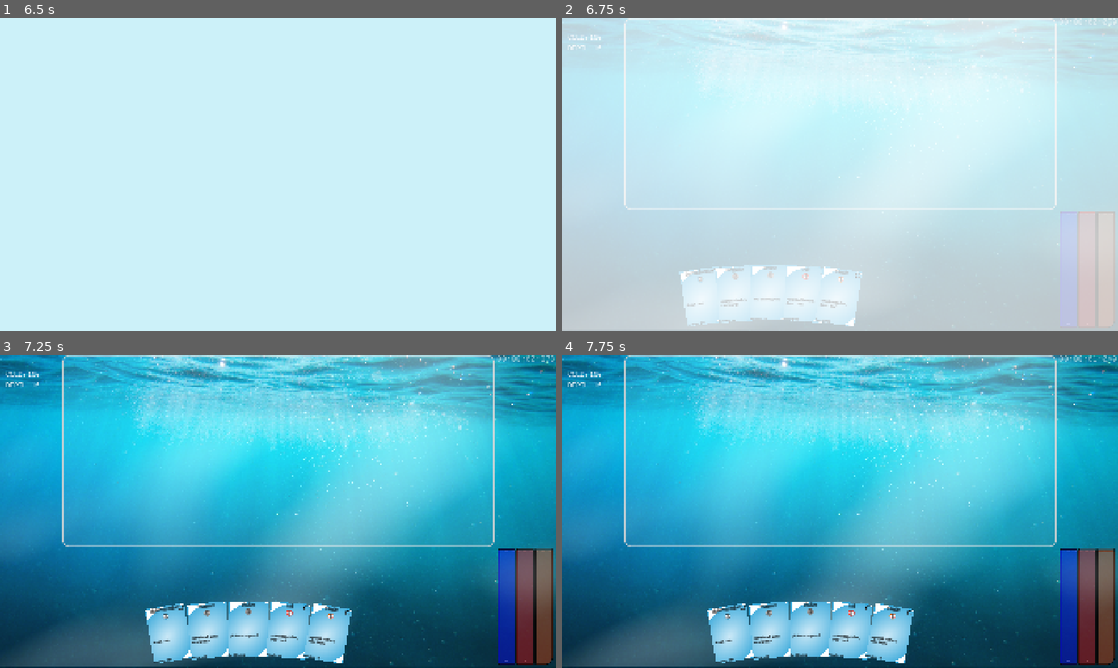
Above: before the commit, frames 1-4 (two rows, left to right).
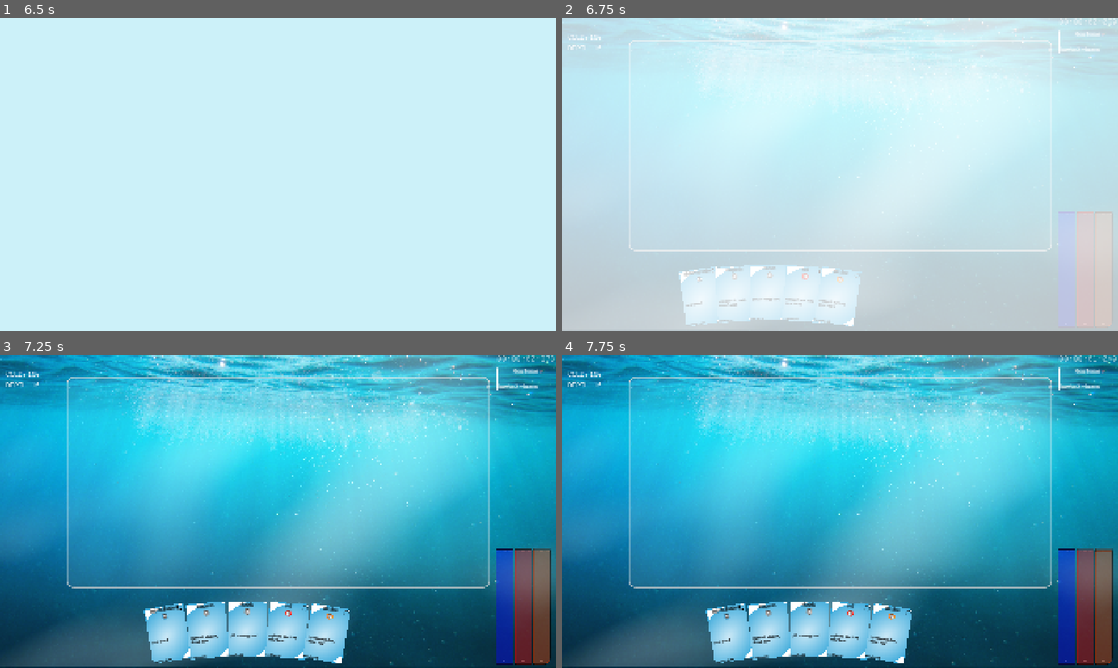
Above: after the commit, the same moments.

Repository: rosswolf/Tourbillon
Game: Godot game, scene res://src/scenes/main_menu.tscn
The game is run twice, just before and just after one commit, with the same random seed, the same clock (stepped at 60 frames per second) and the same inputs. Sound files missing from this copy of the repository are replaced by a short silence.
Inputs (mouse positions are in pixels of both pictures, inside the frame that each line leads up to; where the layout moved, square brackets give the same spot in the first picture):
- Up to frame 1 (6.5 s): click "Play" at 0.5 s; move the mouse to (400, 158) at 1.27 s; click (400, 158) at 1.42 s; tap Enter at 2, 3.5, 5 s; drag from (166, 190) to (250, 237) at 2.02 s; tap Space at 2.75, 4.25, 5.75 s; move the mouse to (333, 105) at 2.77 s; click (333, 105) at 2.92 s; drag from (250, 237) to (111, 127) at 3.52 s; move the mouse to (444, 221) at 4.27 s; click (444, 221) at 4.42 s; drag from (111, 127) to (194, 96) at 5.02 s; move the mouse to (305, 174) at 5.77 s; click (305, 174) at 5.92 s
- Up to frame 2 (6.75 s): drag from (756, 96) to (728, 190) at 6.52 s
- Up to frame 3 (7.25 s): no input
- Up to frame 4 (7.75 s): click (645, 395) [639, 373] at 7.25 s

Frame 1 is identical in both runs. In frame 2, 2.2% of the frame differs, in the area x 11-100%, y 0-99%; in frame 3, 5.0%, in the area x 11-100%, y 0-100%; in frame 4, 5.0%.

Commit message:
fixing UI somewhat

Diff:
--- a/elastic-app/app/src/scenes/game.tscn
+++ b/elastic-app/app/src/scenes/game.tscn
@@ -7,6 +7,7 @@
 [ext_resource type="PackedScene" uid="uid://dbu6a2pg1iju5" path="res://src/scenes/ui/hand/HandContainer.tscn" id="3_yufto"]
 [ext_resource type="PackedScene" uid="uid://3yoqe2hx1j1g" path="res://src/scenes/ui/battleground/ui_battleground.tscn" id="4_5dxuo"]
 [ext_resource type="FontFile" uid="uid://b73jymev43fu5" path="res://ofl_font_assets/BrassMonoRegular-d9WLg.ttf" id="5_bd8mh"]
+[ext_resource type="PackedScene" uid="uid://vxigo5wn0wq" path="res://src/scenes/ui/goals/ui_goal.tscn" id="6_5dxuo"]
 [ext_resource type="PackedScene" uid="uid://cupye5bbn2jch" path="res://src/scenes/ui/resources/air_meter.tscn" id="8_bd8mh"]
 [ext_resource type="Shader" uid="uid://dktsayggtgauf" path="res://src/scenes/water_effect.gdshader" id="9_h2mn8"]
 [ext_resource type="PackedScene" uid="uid://cka5aovpfoi80" path="res://src/scenes/ui/click_and_drag/click_and_drag.tscn" id="10_6e0h8"]
@@ -16,7 +17,11 @@
 
 [sub_resource type="StyleBoxEmpty" id="StyleBoxEmpty_6e0h8"]
 
+[sub_resource type="StyleBoxEmpty" id="StyleBoxEmpty_5dxuo"]
+
 [sub_resource type="StyleBoxEmpty" id="StyleBoxEmpty_bd8mh"]
+
+[sub_resource type="StyleBoxEmpty" id="StyleBoxEmpty_tnd0m"]
 
 [sub_resource type="StyleBoxEmpty" id="StyleBoxEmpty_flib5"]
 
@@ -60,7 +65,7 @@
 expand_mode = 2
 stretch_mode = 5
 
-[node name="MainVBoxContainer" type="VBoxContainer" parent="Background"]
+[node name="HBoxContainer" type="HBoxContainer" parent="Background"]
 layout_mode = 1
 anchors_preset = 15
 anchor_right = 1.0
@@ -68,31 +73,90 @@
 grow_horizontal = 2
 grow_vertical = 2
 
-[node name="PanelContainer" type="PanelContainer" parent="Background/MainVBoxContainer"]
+[node name="MainVBoxContainer" type="VBoxContainer" parent="Background/HBoxContainer"]
+layout_mode = 2
+size_flags_horizontal = 3
+
+[node name="PanelContainer" type="PanelContainer" parent="Background/HBoxContainer/MainVBoxContainer"]
 layout_mode = 2
 size_flags_vertical = 3
 theme_override_styles/panel = SubResource("StyleBoxEmpty_gh3at")
 
-[node name="TopHBoxContainer" type="HBoxContainer" parent="Background/MainVBoxContainer/PanelContainer"]
-layout_mode = 2
-
-[node name="ResourcesContainer" type="PanelContainer" parent="Background/MainVBoxContainer/PanelContainer/TopHBoxContainer"]
+[node name="TopHBoxContainer" type="HBoxContainer" parent="Background/HBoxContainer/MainVBoxContainer/PanelContainer"]
+layout_mode = 2
+
+[node name="ResourcesContainer" type="PanelContainer" parent="Background/HBoxContainer/MainVBoxContainer/PanelContainer/TopHBoxContainer"]
 custom_minimum_size = Vector2(210, 0)
 layout_mode = 2
 theme_override_styles/panel = SubResource("StyleBoxEmpty_6e0h8")
 
-[node name="RevealedResourcesPanel" parent="Background/MainVBoxContainer/PanelContainer/TopHBoxContainer/ResourcesContainer" instance=ExtResource("3_6e0h8")]
-layout_mode = 2
-
-[node name="UiBattleground" parent="Background/MainVBoxContainer/PanelContainer/TopHBoxContainer" instance=ExtResource("4_5dxuo")]
-layout_mode = 2
-
-[node name="PanelContainer" type="PanelContainer" parent="Background/MainVBoxContainer/PanelContainer/TopHBoxContainer"]
+[node name="RevealedResourcesPanel" parent="Background/HBoxContainer/MainVBoxContainer/PanelContainer/TopHBoxContainer/ResourcesContainer" instance=ExtResource("3_6e0h8")]
+layout_mode = 2
+
+[node name="PanelContainer" type="PanelContainer" parent="Background/HBoxContainer/MainVBoxContainer/PanelContainer/TopHBoxContainer"]
+layout_mode = 2
+size_flags_horizontal = 3
+theme_override_styles/panel = SubResource("StyleBoxEmpty_5dxuo")
+
+[node name="UiBattleground" parent="Background/HBoxContainer/MainVBoxContainer/PanelContainer/TopHBoxContainer/PanelContainer" instance=ExtResource("4_5dxuo")]
+layout_mode = 2
+
+[node name="MenuBar" parent="Background/HBoxContainer/MainVBoxContainer" instance=ExtResource("3_bd8mh")]
+visible = false
+layout_mode = 2
+size_flags_horizontal = 1
+
+[node name="BotHBoxContainer" type="HBoxContainer" parent="Background/HBoxContainer/MainVBoxContainer"]
+layout_mode = 2
+
+[node name="UIVBoxContainer" type="VBoxContainer" parent="Background/HBoxContainer/MainVBoxContainer/BotHBoxContainer"]
+layout_mode = 2
+size_flags_horizontal = 3
+size_flags_vertical = 3
+
+[node name="HBoxContainer" type="HBoxContainer" parent="Background/HBoxContainer/MainVBoxContainer/BotHBoxContainer/UIVBoxContainer"]
+layout_mode = 2
+size_flags_vertical = 3
+
+[node name="ScrollContainer" type="ScrollContainer" parent="Background/HBoxContainer/MainVBoxContainer/BotHBoxContainer/UIVBoxContainer/HBoxContainer"]
+layout_mode = 2
+size_flags_horizontal = 3
+size_flags_vertical = 3
+horizontal_scroll_mode = 0
+
+[node name="RelicGridContainer" type="GridContainer" parent="Background/HBoxContainer/MainVBoxContainer/BotHBoxContainer/UIVBoxContainer/HBoxContainer/ScrollContainer"]
+unique_name_in_owner = true
+layout_mode = 2
+columns = 17
+
+[node name="CardMarginContainer" type="MarginContainer" parent="Background/HBoxContainer/MainVBoxContainer/BotHBoxContainer/UIVBoxContainer"]
+layout_mode = 2
+size_flags_vertical = 10
+theme_override_constants/margin_left = 10
+theme_override_constants/margin_top = 10
+theme_override_constants/margin_right = 10
+theme_override_constants/margin_bottom = 15
+
+[node name="CardHandContainer" parent="Background/HBoxContainer/MainVBoxContainer/BotHBoxContainer/UIVBoxContainer/CardMarginContainer" instance=ExtResource("3_yufto")]
+unique_name_in_owner = true
+z_index = 9
+custom_minimum_size = Vector2(0, 200)
+layout_mode = 2
+size_flags_vertical = 8
+
+[node name="VBoxContainer" type="VBoxContainer" parent="Background/HBoxContainer"]
+layout_mode = 2
+
+[node name="PanelContainer" type="PanelContainer" parent="Background/HBoxContainer/VBoxContainer"]
 custom_minimum_size = Vector2(210, 0)
 layout_mode = 2
+size_flags_vertical = 3
 theme_override_styles/panel = SubResource("StyleBoxEmpty_bd8mh")
 
-[node name="GlobalTimeLabel" type="Label" parent="Background/MainVBoxContainer/PanelContainer/TopHBoxContainer/PanelContainer"]
+[node name="VBoxContainer" type="VBoxContainer" parent="Background/HBoxContainer/VBoxContainer/PanelContainer"]
+layout_mode = 2
+
+[node name="GlobalTimeLabel" type="Label" parent="Background/HBoxContainer/VBoxContainer/PanelContainer/VBoxContainer"]
 unique_name_in_owner = true
 layout_mode = 2
 size_flags_vertical = 0
@@ -102,90 +166,67 @@
 text = "00:00:00:000"
 horizontal_alignment = 1
 
-[node name="MenuBar" parent="Background/MainVBoxContainer" instance=ExtResource("3_bd8mh")]
-visible = false
-layout_mode = 2
-size_flags_horizontal = 1
-
-[node name="BotHBoxContainer" type="HBoxContainer" parent="Background/MainVBoxContainer"]
-layout_mode = 2
-
-[node name="UIVBoxContainer" type="VBoxContainer" parent="Background/MainVBoxContainer/BotHBoxContainer"]
-layout_mode = 2
-size_flags_horizontal = 3
-size_flags_vertical = 3
-
-[node name="HBoxContainer" type="HBoxContainer" parent="Background/MainVBoxContainer/BotHBoxContainer/UIVBoxContainer"]
-layout_mode = 2
-size_flags_vertical = 3
-
-[node name="ScrollContainer" type="ScrollContainer" parent="Background/MainVBoxContainer/BotHBoxContainer/UIVBoxContainer/HBoxContainer"]
-layout_mode = 2
-size_flags_horizontal = 3
-size_flags_vertical = 3
-horizontal_scroll_mode = 0
-
-[node name="RelicGridContainer" type="GridContainer" parent="Background/MainVBoxContainer/BotHBoxContainer/UIVBoxContainer/HBoxContainer/ScrollContainer"]
-unique_name_in_owner = true
-layout_mode = 2
-columns = 17
-
-[node name="CardMarginContainer" type="MarginContainer" parent="Background/MainVBoxContainer/BotHBoxContainer/UIVBoxContainer"]
-layout_mode = 2
-size_flags_vertical = 10
-theme_override_constants/margin_left = 10
-theme_override_constants/margin_top = 10
-theme_override_constants/margin_right = 10
-theme_override_constants/margin_bottom = 15
-
-[node name="CardHandContainer" parent="Background/MainVBoxContainer/BotHBoxContainer/UIVBoxContainer/CardMarginContainer" instance=ExtResource("3_yufto")]
-unique_name_in_owner = true
-z_index = 9
-custom_minimum_size = Vector2(0, 200)
-layout_mode = 2
-size_flags_vertical = 8
-
-[node name="MarginContainer" type="MarginContainer" parent="Background/MainVBoxContainer/BotHBoxContainer"]
+[node name="PanelContainer" type="PanelContainer" parent="Background/HBoxContainer/VBoxContainer/PanelContainer/VBoxContainer"]
+layout_mode = 2
+size_flags_vertical = 3
+theme_override_styles/panel = SubResource("StyleBoxEmpty_tnd0m")
+
+[node name="MarginContainer" type="MarginContainer" parent="Background/HBoxContainer/VBoxContainer/PanelContainer/VBoxContainer/PanelContainer"]
+layout_mode = 2
+theme_override_constants/margin_left = 5
+theme_override_constants/margin_top = 5
+theme_override_constants/margin_right = 5
+theme_override_constants/margin_bottom = 5
+
+[node name="UiGoal" parent="Background/HBoxContainer/VBoxContainer/PanelContainer/VBoxContainer/PanelContainer/MarginContainer" instance=ExtResource("6_5dxuo")]
+layout_mode = 2
+size_flags_horizontal = 0
+size_flags_vertical = 0
+
+[node name="HBoxContainer2" type="HBoxContainer" parent="Background/HBoxContainer/VBoxContainer"]
+layout_mode = 2
+
+[node name="MarginContainer" type="MarginContainer" parent="Background/HBoxContainer/VBoxContainer/HBoxContainer2"]
 layout_mode = 2
 theme_override_constants/margin_right = 0
 theme_override_constants/margin_bottom = 15
 
-[node name="PanelContainer" type="PanelContainer" parent="Background/MainVBoxContainer/BotHBoxContainer/MarginContainer"]
+[node name="PanelContainer" type="PanelContainer" parent="Background/HBoxContainer/VBoxContainer/HBoxContainer2/MarginContainer"]
 layout_mode = 2
 theme_override_styles/panel = SubResource("StyleBoxEmpty_flib5")
 
-[node name="BlueAirMeter" parent="Background/MainVBoxContainer/BotHBoxContainer/MarginContainer/PanelContainer" instance=ExtResource("8_bd8mh")]
+[node name="BlueAirMeter" parent="Background/HBoxContainer/VBoxContainer/HBoxContainer2/MarginContainer/PanelContainer" instance=ExtResource("8_bd8mh")]
 unique_name_in_owner = true
 custom_minimum_size = Vector2(60, 400)
 layout_mode = 2
 air_color = 3
 default_timer_max = 300.0
 
-[node name="MarginContainer2" type="MarginContainer" parent="Background/MainVBoxContainer/BotHBoxContainer"]
-layout_mode = 2
-theme_override_constants/margin_bottom = 15
-
-[node name="PanelContainer" type="PanelContainer" parent="Background/MainVBoxContainer/BotHBoxContainer/MarginContainer2"]
+[node name="MarginContainer2" type="MarginContainer" parent="Background/HBoxContainer/VBoxContainer/HBoxContainer2"]
+layout_mode = 2
+theme_override_constants/margin_bottom = 15
+
+[node name="PanelContainer" type="PanelContainer" parent="Background/HBoxContainer/VBoxContainer/HBoxContainer2/MarginContainer2"]
 layout_mode = 2
 theme_override_styles/panel = SubResource("StyleBoxEmpty_flib5")
 
-[node name="RedAirMeter" parent="Background/MainVBoxContainer/BotHBoxContainer/MarginContainer2/PanelContainer" instance=ExtResource("8_bd8mh")]
+[node name="RedAirMeter" parent="Background/HBoxContainer/VBoxContainer/HBoxContainer2/MarginContainer2/PanelContainer" instance=ExtResource("8_bd8mh")]
 unique_name_in_owner = true
 custom_minimum_size = Vector2(60, 400)
 layout_mode = 2
 air_color = 1
 default_timer_max = 120.0
 
-[node name="MarginContainer3" type="MarginContainer" parent="Background/MainVBoxContainer/BotHBoxContainer"]
+[node name="MarginContainer3" type="MarginContainer" parent="Background/HBoxContainer/VBoxContainer/HBoxContainer2"]
 layout_mode = 2
 theme_override_constants/margin_right = 15
 theme_override_constants/margin_bottom = 15
 
-[node name="PanelContainer" type="PanelContainer" parent="Background/MainVBoxContainer/BotHBoxContainer/MarginContainer3"]
+[node name="PanelContainer" type="PanelContainer" parent="Background/HBoxContainer/VBoxContainer/HBoxContainer2/MarginContainer3"]
 layout_mode = 2
 theme_override_styles/panel = SubResource("StyleBoxEmpty_flib5")
 
-[node name="OrangeAirMeter" parent="Background/MainVBoxContainer/BotHBoxContainer/MarginContainer3/PanelContainer" instance=ExtResource("8_bd8mh")]
+[node name="OrangeAirMeter" parent="Background/HBoxContainer/VBoxContainer/HBoxContainer2/MarginContainer3/PanelContainer" instance=ExtResource("8_bd8mh")]
 unique_name_in_owner = true
 custom_minimum_size = Vector2(60, 400)
 layout_mode = 2
--- a/elastic-app/app/src/scenes/ui/battleground/ui_battleground.gd
+++ b/elastic-app/app/src/scenes/ui/battleground/ui_battleground.gd
@@ -8,7 +8,7 @@
 
 func __on_start_game():
 	set_entity_data(BattlegroundEntity.BattlegroundEntityBuilder.new().build())
-	for i in range(15*6):
+	for i in range(15*7):
 		var engine_slot_scene: PackedScene = preload("res://src/scenes/ui/entities/engine/ui_engine_slot.tscn")
 		var slot_instance: EngineSlot = engine_slot_scene.instantiate()
 		%SlotGridContainer.add_child(slot_instance)
--- a/elastic-app/app/src/scenes/ui/battleground/ui_battleground.tscn
+++ b/elastic-app/app/src/scenes/ui/battleground/ui_battleground.tscn
@@ -25,33 +25,46 @@
 size_flags_vertical = 3
 script = ExtResource("1_jx7m7")
 
-[node name="PanelContainer" type="PanelContainer" parent="."]
+[node name="MarginContainer2" type="MarginContainer" parent="."]
 layout_mode = 1
 anchors_preset = 15
 anchor_right = 1.0
 anchor_bottom = 1.0
 grow_horizontal = 2
 grow_vertical = 2
+theme_override_constants/margin_left = 15
+theme_override_constants/margin_top = 75
+theme_override_constants/margin_right = 15
+theme_override_constants/margin_bottom = 45
+
+[node name="PanelContainer" type="PanelContainer" parent="MarginContainer2"]
+layout_mode = 2
 mouse_filter = 2
 theme_override_styles/panel = SubResource("StyleBoxFlat_jx7m7")
 
-[node name="MarginContainer" type="MarginContainer" parent="."]
-layout_mode = 0
-offset_right = 20.0
-offset_bottom = 20.0
+[node name="Control" type="Control" parent="MarginContainer2/PanelContainer"]
+layout_mode = 2
+
+[node name="MarginContainer" type="MarginContainer" parent="MarginContainer2/PanelContainer/Control"]
+layout_mode = 1
+anchors_preset = -1
+anchor_right = 1.0
+anchor_bottom = 1.0
+offset_right = 474.0
+offset_bottom = 263.0
+grow_horizontal = 2
+grow_vertical = 2
 scale = Vector2(0.8, 0.8)
 mouse_filter = 2
-theme_override_constants/margin_left = 20
-theme_override_constants/margin_top = 20
+theme_override_constants/margin_left = 10
+theme_override_constants/margin_top = 10
 theme_override_constants/margin_right = 10
 theme_override_constants/margin_bottom = 10
 
-[node name="SlotGridContainer" type="GridContainer" parent="MarginContainer"]
+[node name="SlotGridContainer" type="GridContainer" parent="MarginContainer2/PanelContainer/Control/MarginContainer"]
 unique_name_in_owner = true
 z_index = 2
 layout_mode = 2
-size_flags_horizontal = 4
-size_flags_vertical = 8
 mouse_filter = 2
 theme_override_constants/h_separation = 0
 theme_override_constants/v_separation = 0
--- /dev/null
+++ b/elastic-app/app/src/scenes/ui/goals/ui_goal.gd
@@ -0,0 +1 @@
+extends Control
--- /dev/null
+++ b/elastic-app/app/src/scenes/ui/goals/ui_goal.tscn
@@ -0,0 +1,84 @@
+[gd_scene load_steps=6 format=3 uid="uid://vxigo5wn0wq"]
+
+[ext_resource type="Script" uid="uid://72eso5b325vf" path="res://src/scenes/ui/goals/ui_goal.gd" id="1_j4s6b"]
+
+[sub_resource type="StyleBoxFlat" id="StyleBoxFlat_glpfc"]
+bg_color = Color(0.290196, 0.298039, 0.6, 0.0588235)
+border_width_left = 2
+border_width_top = 2
+border_width_right = 2
+border_width_bottom = 2
+border_color = Color(1, 1, 1, 1)
+border_blend = true
+corner_radius_top_left = 2
+corner_radius_top_right = 2
+corner_radius_bottom_right = 2
+corner_radius_bottom_left = 2
+
+[sub_resource type="StyleBoxEmpty" id="StyleBoxEmpty_48w81"]
+
+[sub_resource type="StyleBoxEmpty" id="StyleBoxEmpty_b4bmc"]
+
+[sub_resource type="StyleBoxEmpty" id="StyleBoxEmpty_812vu"]
+
+[node name="UiGoal" type="Control"]
+layout_mode = 3
+anchors_preset = 0
+size_flags_horizontal = 3
+size_flags_vertical = 3
+script = ExtResource("1_j4s6b")
+
+[node name="PanelContainer" type="PanelContainer" parent="."]
+custom_minimum_size = Vector2(200, 80)
+layout_mode = 0
+offset_right = 40.0
+offset_bottom = 40.0
+theme_override_styles/panel = SubResource("StyleBoxFlat_glpfc")
+
+[node name="HBoxContainer" type="VBoxContainer" parent="PanelContainer"]
+layout_mode = 2
+
+[node name="PanelContainer" type="PanelContainer" parent="PanelContainer/HBoxContainer"]
+layout_mode = 2
+size_flags_horizontal = 3
+theme_override_styles/panel = SubResource("StyleBoxEmpty_48w81")
+
+[node name="Goal Title" type="Label" parent="PanelContainer/HBoxContainer/PanelContainer"]
+layout_mode = 2
+size_flags_vertical = 0
+text = "Goal Name"
+horizontal_alignment = 1
+
+[node name="PanelContainer2" type="PanelContainer" parent="PanelContainer/HBoxContainer"]
+layout_mode = 2
+size_flags_vertical = 3
+theme_override_styles/panel = SubResource("StyleBoxEmpty_b4bmc")
+
+[node name="MarginContainer" type="MarginContainer" parent="PanelContainer/HBoxContainer/PanelContainer2"]
+layout_mode = 2
+
+[node name="PanelContainer2" type="PanelContainer" parent="PanelContainer/HBoxContainer/PanelContainer2/MarginContainer"]
+layout_mode = 2
+theme_override_styles/panel = SubResource("StyleBoxEmpty_812vu")
+
+[node name="Goal Text" type="Label" parent="PanelContainer/HBoxContainer/PanelContainer2/MarginContainer/PanelContainer2"]
+layout_mode = 2
+size_flags_vertical = 8
+text = "Survive 2 minutes"
+
+[node name="PanelContainer3" type="PanelContainer" parent="PanelContainer/HBoxContainer"]
+visible = false
+layout_mode = 2
+size_flags_vertical = 3
+theme_override_styles/panel = SubResource("StyleBoxEmpty_b4bmc")
+
+[node name="MarginContainer" type="MarginContainer" parent="PanelContainer/HBoxContainer/PanelContainer3"]
+layout_mode = 2
+
+[node name="PanelContainer2" type="PanelContainer" parent="PanelContainer/HBoxContainer/PanelContainer3/MarginContainer"]
+layout_mode = 2
+theme_override_styles/panel = SubResource("StyleBoxEmpty_812vu")
+
+[node name="Reward Text" type="Label" parent="PanelContainer/HBoxContainer/PanelContainer3/MarginContainer/PanelContainer2"]
+layout_mode = 2
+size_flags_vertical = 8
--- a/elastic-app/app/src/scenes/ui/hud/card_selection_modal.gd
+++ b/elastic-app/app/src/scenes/ui/hud/card_selection_modal.gd
@@ -65,7 +65,9 @@
 
 
 func __on_card_button_pressed(card: Card, target_zone: Library.Zone) -> void:
-	GlobalGameManager.library.move_card_to_zone2(card.instance_id, Library.Zone.ANY, target_zone)
+
+	GlobalGameManager.library.add_card_to_zone(card, target_zone)
+
 	cards.erase(card)
 
 	for unselected_card in cards:
Not shown: 1 places in elastic-app/app/src/scenes/game.tscn that only renumber resources
Not shown, added: elastic-app/app/src/scenes/ui/goals/ui_goal.gd.uid
